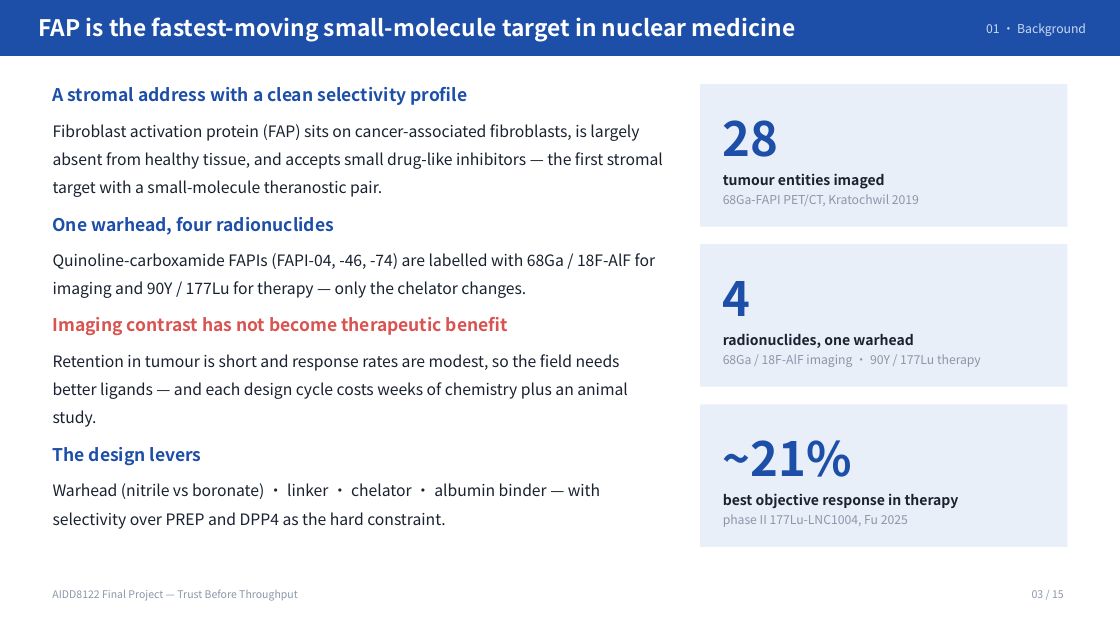
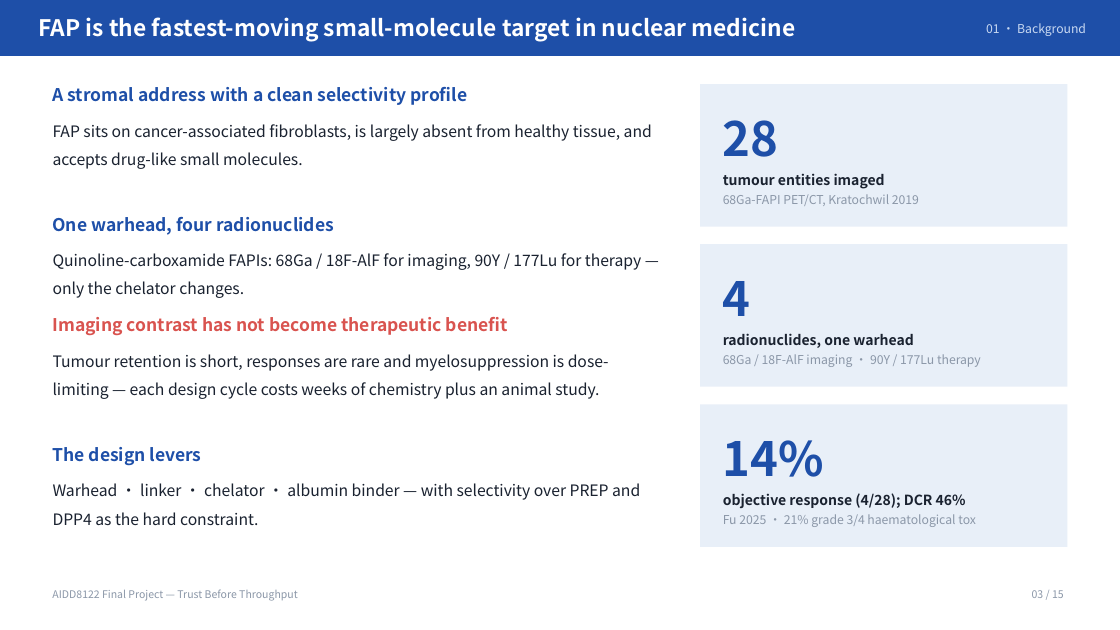
Before and after one commit to hy123huangyong/aidd8122-fap-radioligand, a slide deck: slide 3 of AIDD8122_Final_Presentation_HuangYong/AIDD8122_Final_Presentation_HuangYong_15min.pptx. Drawn at 1120x630 pixels with LibreOffice and Linux fonts; fonts in the diff are those of the drawing. Boxes give left, top, right and bottom in pixels: in the first picture for what was removed or moved away, otherwise in the second. Text is boxed around its words. In the diff, an @@ line names an element or a change of style, - is before the commit and + after.

```diff
--- a/AIDD8122_Final_Presentation_HuangYong/AIDD8122_Final_Presentation_HuangYong_15min.pptx
+++ b/AIDD8122_Final_Presentation_HuangYong/AIDD8122_Final_Presentation_HuangYong_15min.pptx
@@ text at [53, 124, 652, 169]: text changed @@
-Fibroblast activation protein (FAP) sits on cancer-associated fibroblasts, is largely absent from healthy tissue, and accepts small drug-like inhibitors — the first stromal target with a small-molecule theranostic pair.
+FAP sits on cancer-associated fibroblasts, is largely absent from healthy tissue, and accepts drug-like small molecules.
@@ text at [53, 253, 641, 298]: text changed @@
-Quinoline-carboxamide FAPIs (FAPI-04, -46, -74) are labelled with 68Ga / 18F-AlF for imaging and 90Y / 177Lu for therapy — only the chelator changes.
+Quinoline-carboxamide FAPIs: 68Ga / 18F-AlF for imaging, 90Y / 177Lu for therapy — only the chelator changes.
@@ text at [53, 354, 609, 399]: text changed @@
-Retention in tumour is short and response rates are modest, so the field needs better ligands — and each design cycle costs weeks of chemistry plus an animal study.
+Tumour retention is short, responses are rare and myelosuppression is dose-limiting — each design cycle costs weeks of chemistry plus an animal study.
@@ text at [723, 440, 824, 477]: text changed @@
-~21%
+14%
@@ text at [53, 483, 640, 525]: text changed @@
-Warhead (nitrile vs boronate) · linker · chelator · albumin binder — with selectivity over PREP and DPP4 as the hard constraint.
+Warhead · linker · chelator · albumin binder — with selectivity over PREP and DPP4 as the hard constraint.
@@ text at [723, 493, 966, 508]: text changed @@
-best objective response in therapy
+objective response (4/28); DCR 46%
@@ text at [723, 514, 976, 527]: text changed @@
-phase II 177Lu-LNC1004, Fu 2025
+Fu 2025 · 21% grade 3/4 haematological tox
```
Also in this commit, not shown: 2 other slides changed, 17 other files.
